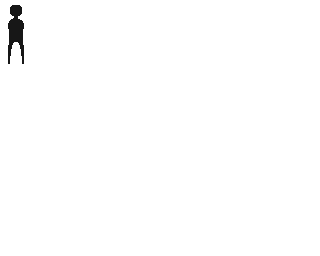
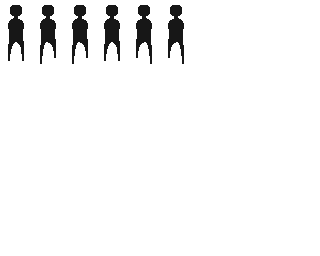
Before/after of a 320 × 256 layered artwork. What changed in the layer stack:
painted on "moving up" over box(8, 5, 184, 64)
